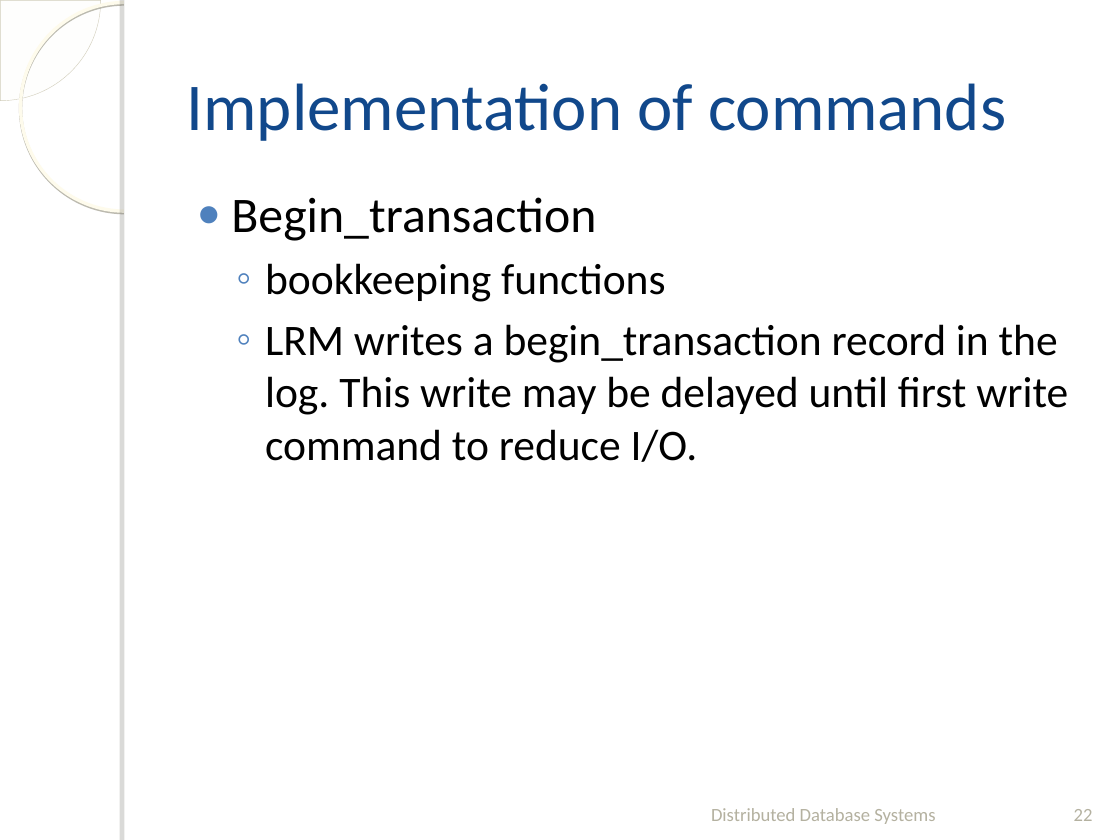
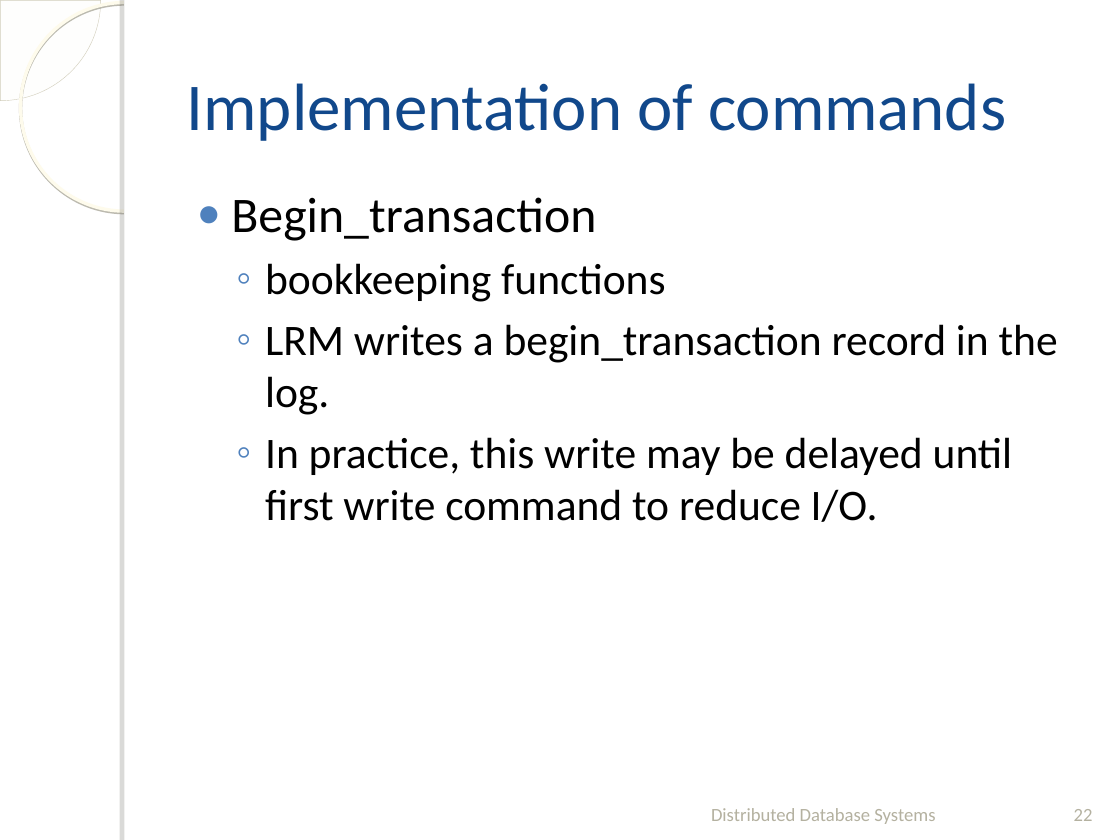
Before and after one commit to fanju1984/ddb, a slide deck: slide 22 of Fall 2017/Slides/12. Distributed DBMS Reliability - 1 of 3.ppt. Drawn at 1120x840 pixels with LibreOffice and Linux fonts; fonts in the diff are those of the drawing; background and template pictures are left out. Boxes give left, top, right and bottom in pixels: in the first picture for what was removed or moved away, otherwise in the second. Text is boxed around its words. In the diff, an @@ line names an element or a change of style, - is before the commit and + after.

```diff
--- a/Fall 2017/Slides/12. Distributed DBMS Reliability - 1 of 3.ppt
+++ b/Fall 2017/Slides/12. Distributed DBMS Reliability - 1 of 3.ppt
@@ text at box(265, 324, 1058, 522): text changed @@
-  ◦ LRM writes a begin_transaction record in the log. This write may be delayed until first write command to reduce I/O.
+  ◦ LRM writes a begin_transaction record in the log.
+  ◦ In practice, this write may be delayed until first write command to reduce I/O.
```
Also in this commit, not shown: 3 other slides changed, 3 other files.
